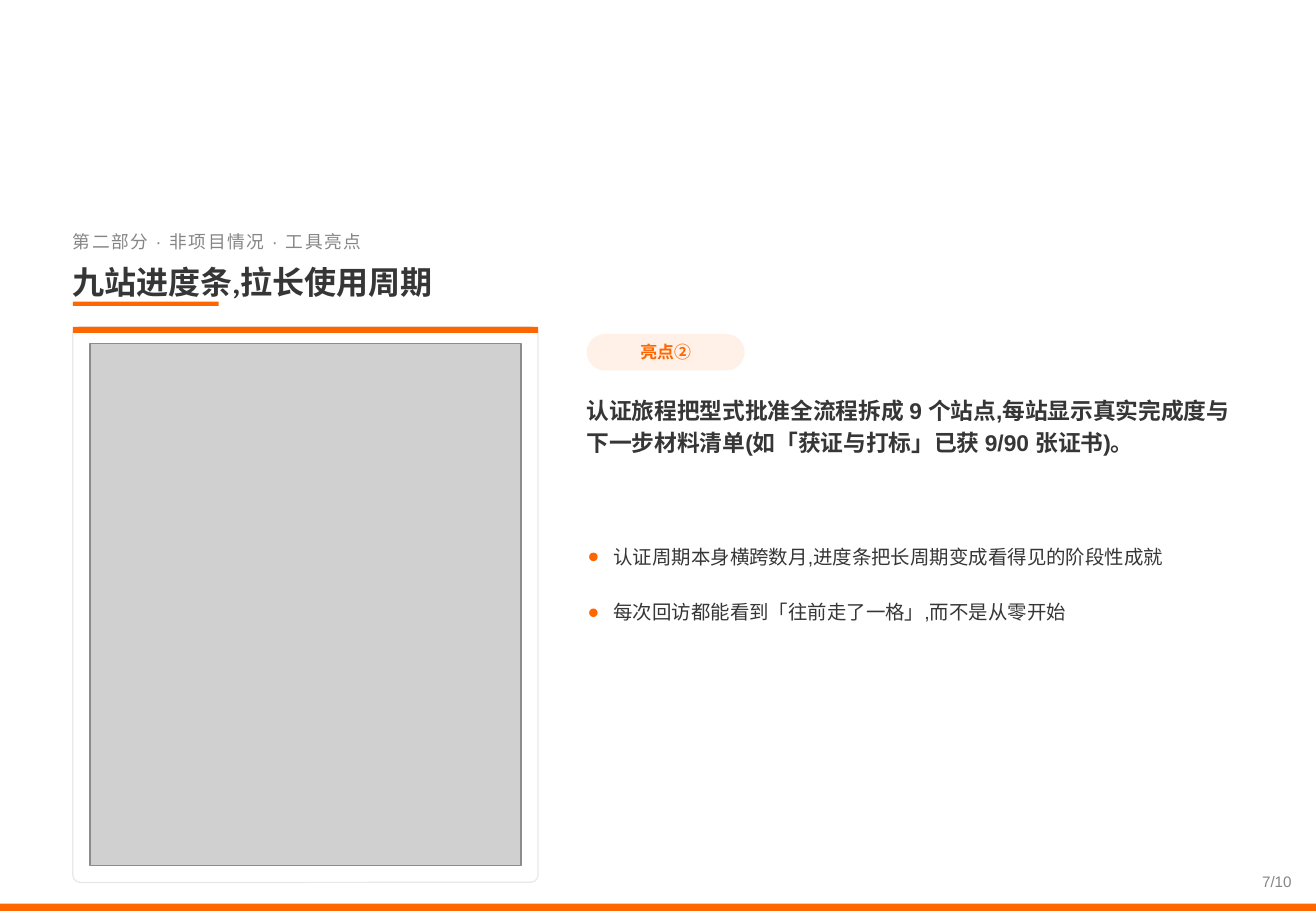
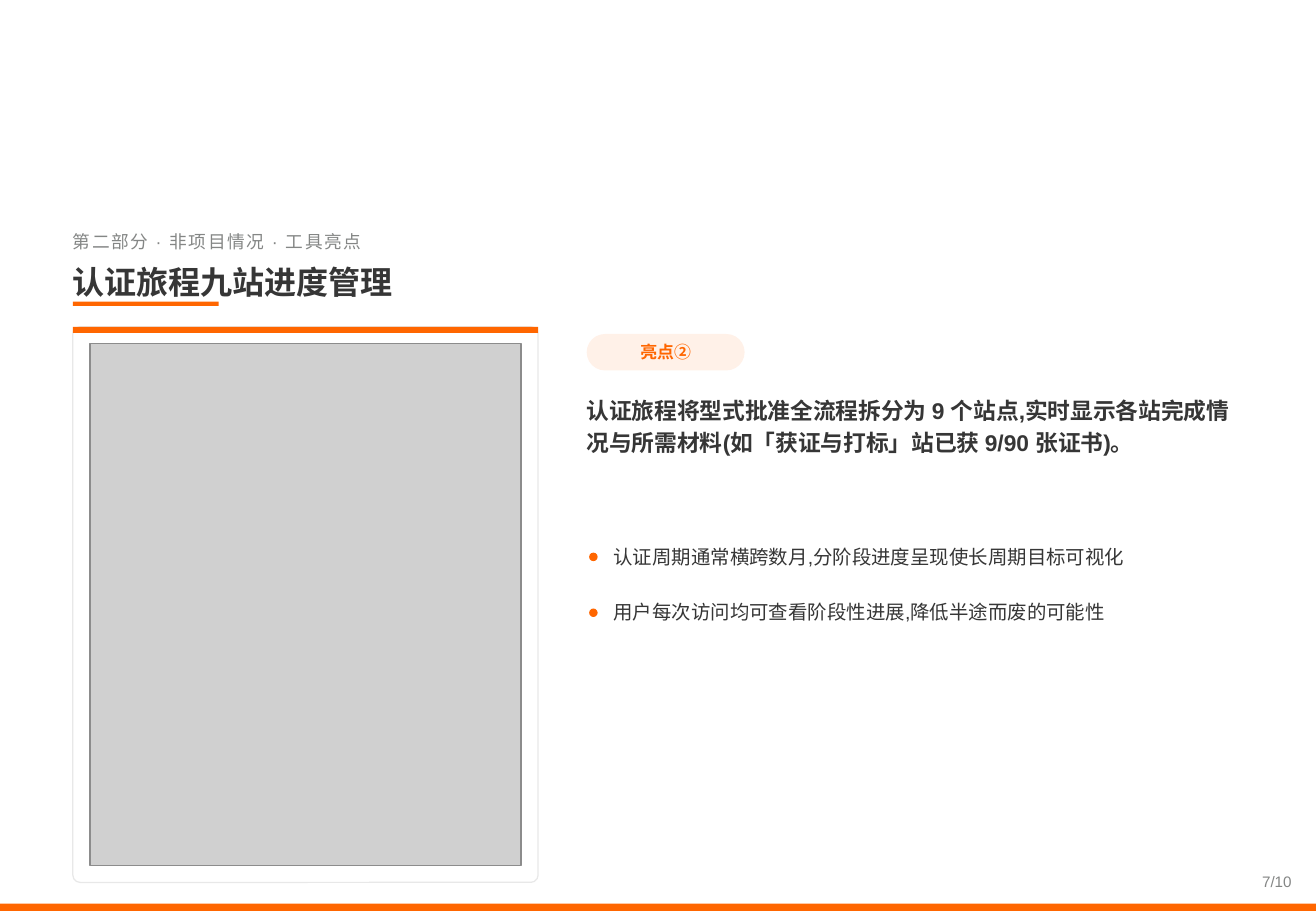
Before and after one commit to zhenghannah1228-boop/Auto-Reg-Monitor, a slide deck: slide 7 of 2026年8-9月工作汇报.pptx. Drawn at 1316x911 pixels with LibreOffice and Linux fonts; fonts in the diff are those of the drawing; grey boxes stand for pictures; background and template pictures are left out. Boxes give left, top, right and bottom in pixels: in the first picture for what was removed or moved away, otherwise in the second. Text is boxed around its words. In the diff, an @@ line names an element or a change of style, - is before the commit and + after.

```diff
--- a/2026年8-9月工作汇报.pptx
+++ b/2026年8-9月工作汇报.pptx
@@ text at bbox=[73, 266, 393, 302]: text changed @@
-九站进度条,拉长使用周期
+认证旅程九站进度管理
@@ text at bbox=[587, 399, 1229, 456]: text changed @@
-认证旅程把型式批准全流程拆成 9 个站点,每站显示真实完成度与下一步材料清单(如「获证与打标」已获 9/90 张证书)。
+认证旅程将型式批准全流程拆分为 9 个站点,实时显示各站完成情况与所需材料(如「获证与打标」站已获 9/90 张证书)。
@@ text at bbox=[613, 547, 1124, 567]: text changed @@
-认证周期本身横跨数月,进度条把长周期变成看得见的阶段性成就
+认证周期通常横跨数月,分阶段进度呈现使长周期目标可视化
@@ text at bbox=[613, 602, 1104, 622]: text changed @@
-每次回访都能看到「往前走了一格」,而不是从零开始
+用户每次访问均可查看阶段性进展,降低半途而废的可能性
```
Also in this commit, not shown: 3 other slides changed.
